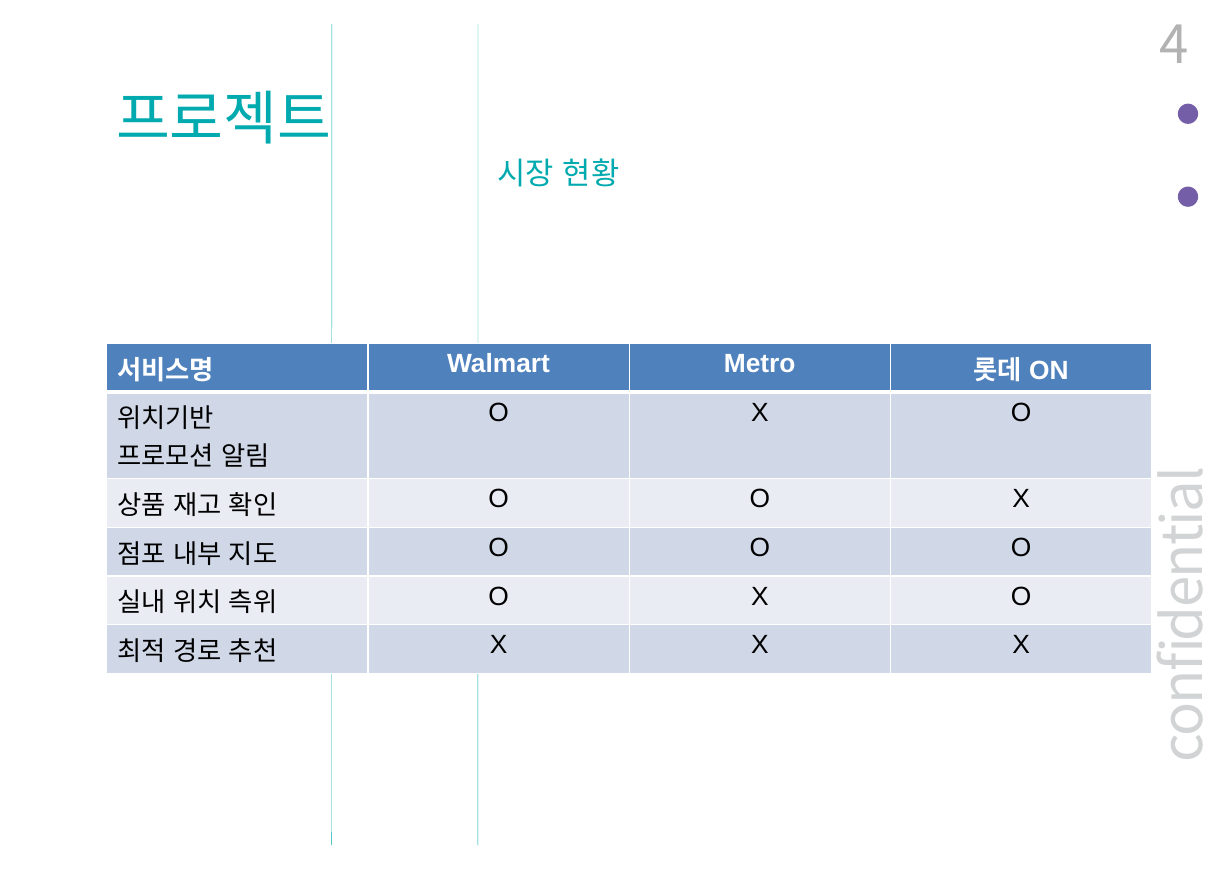
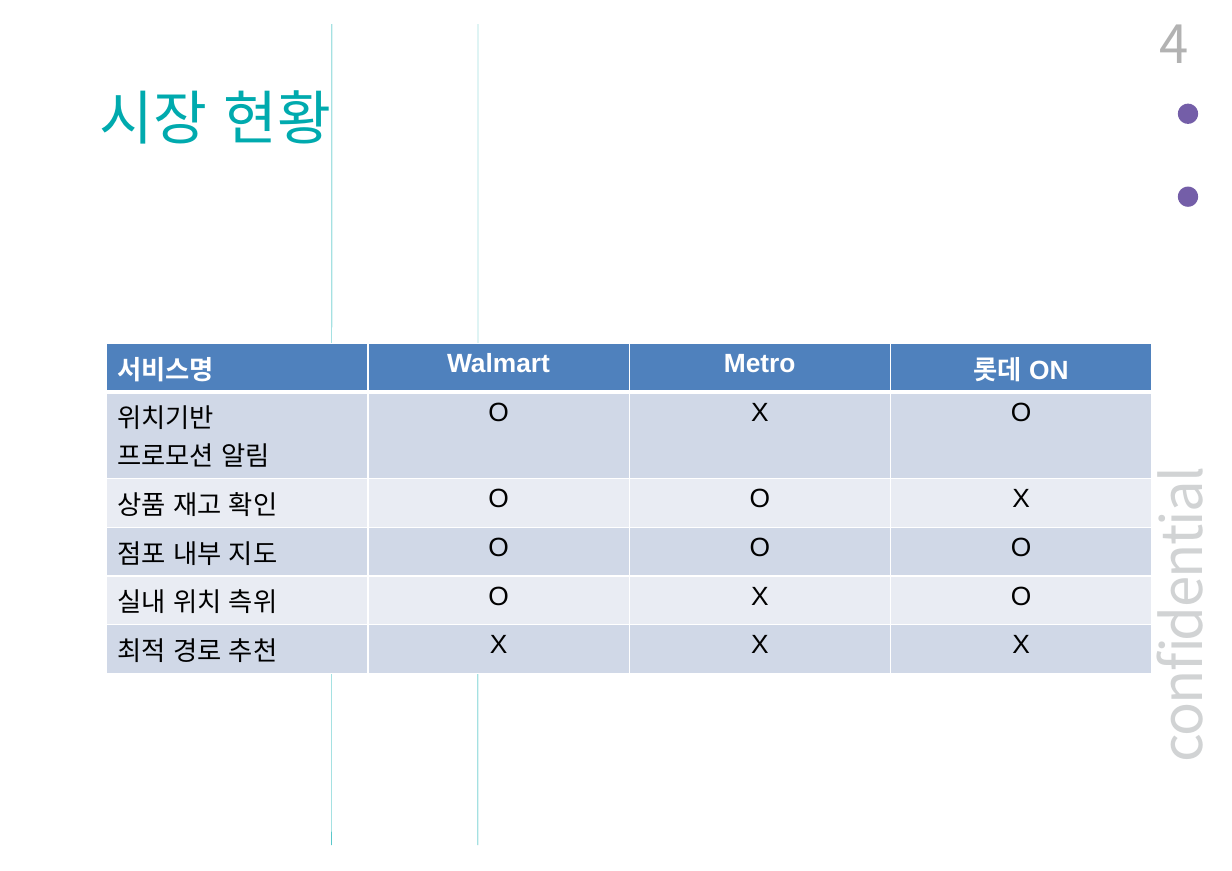
Before and after one commit to BerryWell/CapstoneDesign-2019-02, a slide deck: slide 4 of 제출자료/발표자료/중간_발표_자료_12조.pptx. Drawn at 1232x871 pixels with LibreOffice and Linux fonts; fonts in the diff are those of the drawing. Boxes give left, top, right and bottom in pixels: in the first picture for what was removed or moved away, otherwise in the second. Text is boxed around its words. In the diff, an @@ line names an element or a change of style, - is before the commit and + after.

```diff
--- a/제출자료/발표자료/중간_발표_자료_12조.pptx
+++ b/제출자료/발표자료/중간_발표_자료_12조.pptx
@@ text at box(100, 80, 332, 155): text changed @@
-프로젝트
+시장 현황
@@ text removed at box(498, 158, 620, 187) @@
-시장 현황
```
Also in this commit, not shown: 5 other slides changed, 7 slides added.
